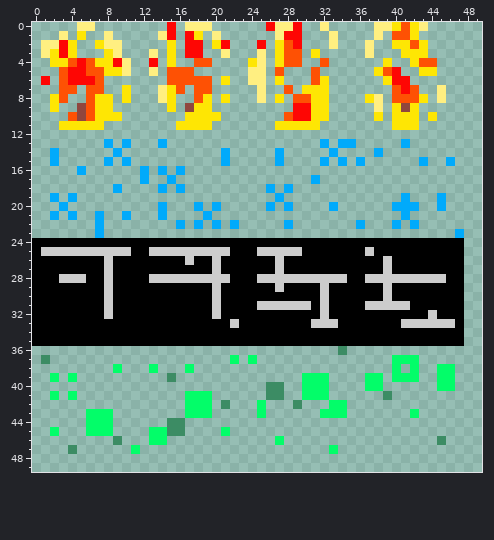
One commit to this sprite sheet: assets/effects.png. Above is the file before it was changed.
The file is 96x60 pixels. Shown: x 0..49, y 0..49.
The same view after the edit:
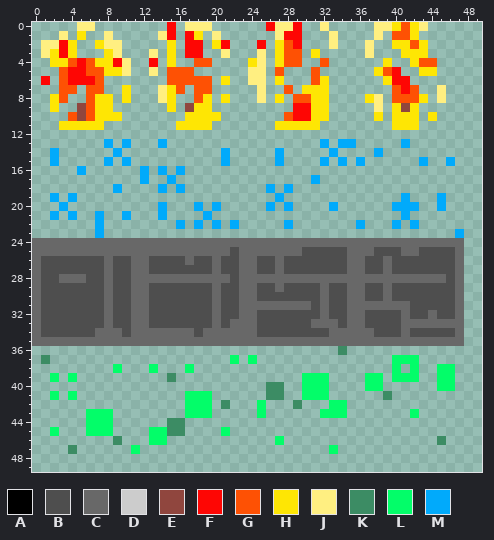
Palette (. is transparent): A #000000  B #4e4e4e  C #686868  D #cccccc  E #90463e  F #fe0604  G #fe5104  H #fee604  J #ffef81  K #3c8c64  L #03fd69  M #01aafb
Changes in this commit:
Colour A becomes colour B in row 25 at x 22, 30 to 34, 38 to 40 and 43 to 46; in row 26 at x 1 to 7, 9 to 10, 13 to 16, 18 to 19, 21 to 22, 25 to 26, 28 to 34, 37 to 38 and 40 to 46; in row 27 at x 1 to 7, 9 to 10, 13 to 19, 21 to 22, 25 to 26, 28 to 34, 37 to 38 and 40 to 46; in row 28 at x 1 to 2, 6 to 7, 9 to 10, 22 and 46; in row 29 at x 1 to 7, 9 to 10, 13 to 19, 21 to 22, 25 to 26, 28 to 31, 33 to 34, 37 to 38 and 40 to 46; in row 30 at x 1 to 7, 9 to 10, 13 to 19, 21 to 22, 25 to 31, 33 to 34, 37 to 38 and 40 to 46.
Colour A becomes colour B in row 31 at x 1 to 7, 9 to 10, 13 to 19, 21 to 22, 31, 33 to 34 and 42 to 46; in row 32 at x 1 to 7, 9 to 10, 13 to 19, 21 to 22, 25 to 31, 33 to 34, 37 to 40, 42 to 43 and 45 to 46; in row 33 at x 1 to 7, 9 to 10, 13 to 19, 21, 25 to 30, 34 and 37 to 40; in row 34 at x 1 to 6, 10, 18, 25 to 32, 38 to 40 and 42 to 46.
Colour A becomes colour C in row 24 at x 0 to 47; in row 25 at x 0, 11 to 12, 23 to 24, 35 to 36, 41 to 42 and 47; in rows 26 to 31 at x 0, 11 to 12, 23 to 24, 35 to 36 and 47; in row 32 at x 0, 11 to 12, 23 to 24, 35 to 36, 41 and 47; in row 33 at x 0, 8, 11 to 12, 20, 23 to 24, 35 to 36 and 47; in row 34 at x 0, 7 to 9, 11 to 17, 19 to 24, 33 to 37, 41 and 47.
Colour A becomes colour C in row 35 at x 0 to 47.
Colour D becomes colour C in row 25 at x 1 to 10, 13 to 21, 25 to 29 and 37; in row 26 at x 8, 17, 20, 27 and 39; in row 27 at x 8, 20, 27 and 39; in row 28 at x 3 to 5, 8, 13 to 21, 25 to 34 and 37 to 45; in row 29 at x 8, 20, 27, 32 and 39; in row 30 at x 8, 20, 32 and 39.
Colour D becomes colour C in row 31 at x 8, 20, 25 to 30, 32 and 37 to 41; in row 32 at x 8, 20, 32 and 44; in row 33 at x 22, 31 to 33 and 41 to 46.
Changed places in both pictures, as pixel boxes (x1, y1, x2, y2):
changed: (32, 238, 464, 346)
